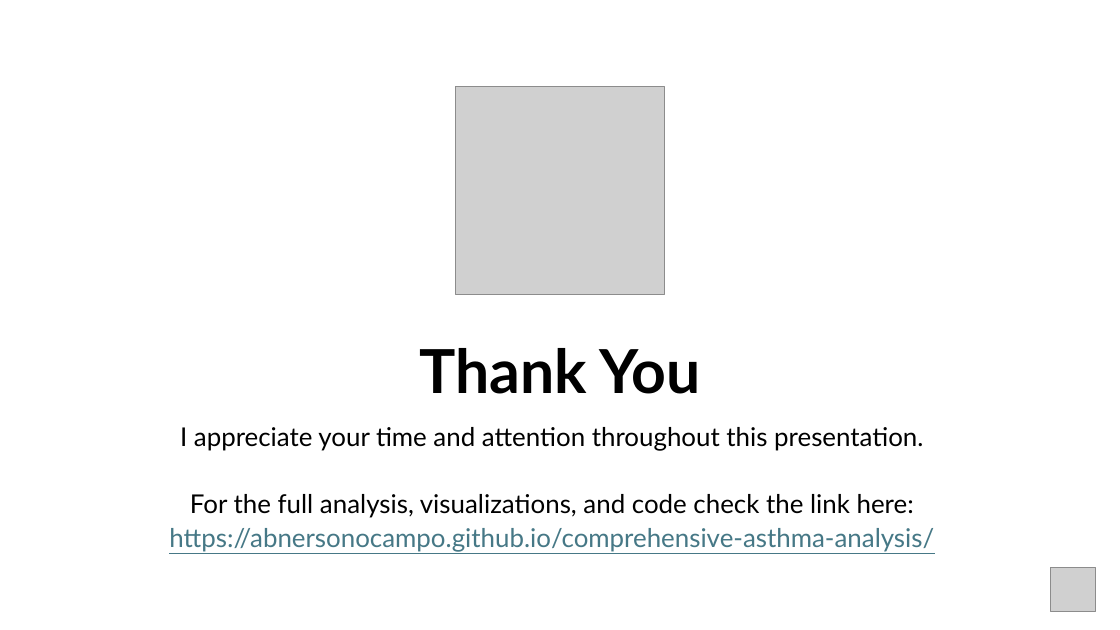
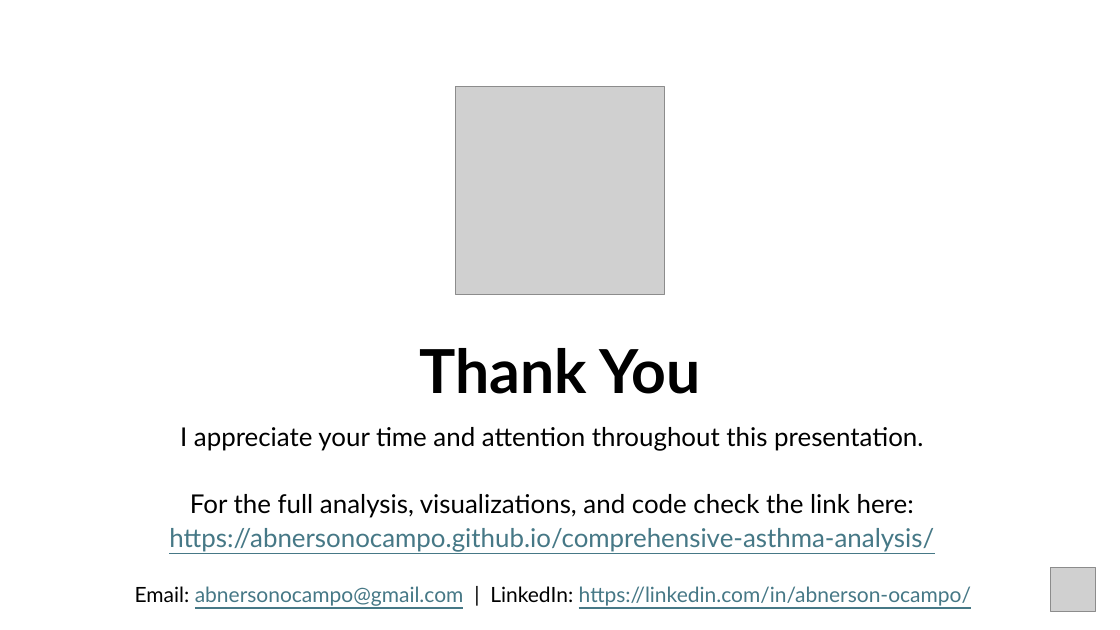
Before and after one commit to abnersonocampo/comprehensive-asthma-analysis, a slide deck: slide 29 of Capstone Presentation.pptx (slide 27 before the commit). Drawn at 1120x630 pixels with LibreOffice and Linux fonts; fonts in the diff are those of the drawing; grey boxes stand for pictures. Boxes give left, top, right and bottom in pixels: in the first picture for what was removed or moved away, otherwise in the second. Text is boxed around its words. In the diff, an @@ line names an element or a change of style, - is before the commit and + after.

Commit message:
Updated presentation

```diff
--- a/Capstone Presentation.pptx
+++ b/Capstone Presentation.pptx
@@ text added at [135,586,971,606], 18 pt, text #467886, underline @@
+Email: abnersonocampo@gmail.com | LinkedIn: https://linkedin.com/in/abnerson-ocampo/
```
Also in this commit, not shown: 1 other slide changed, 2 slides added, 2 other files.
